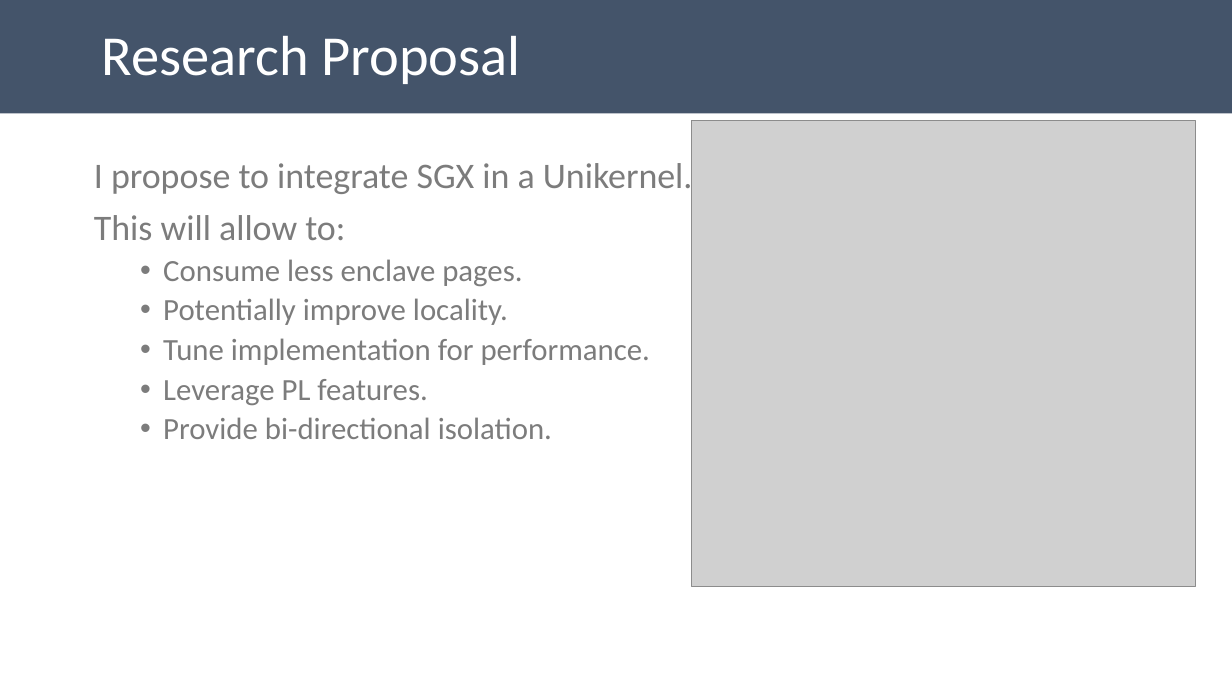
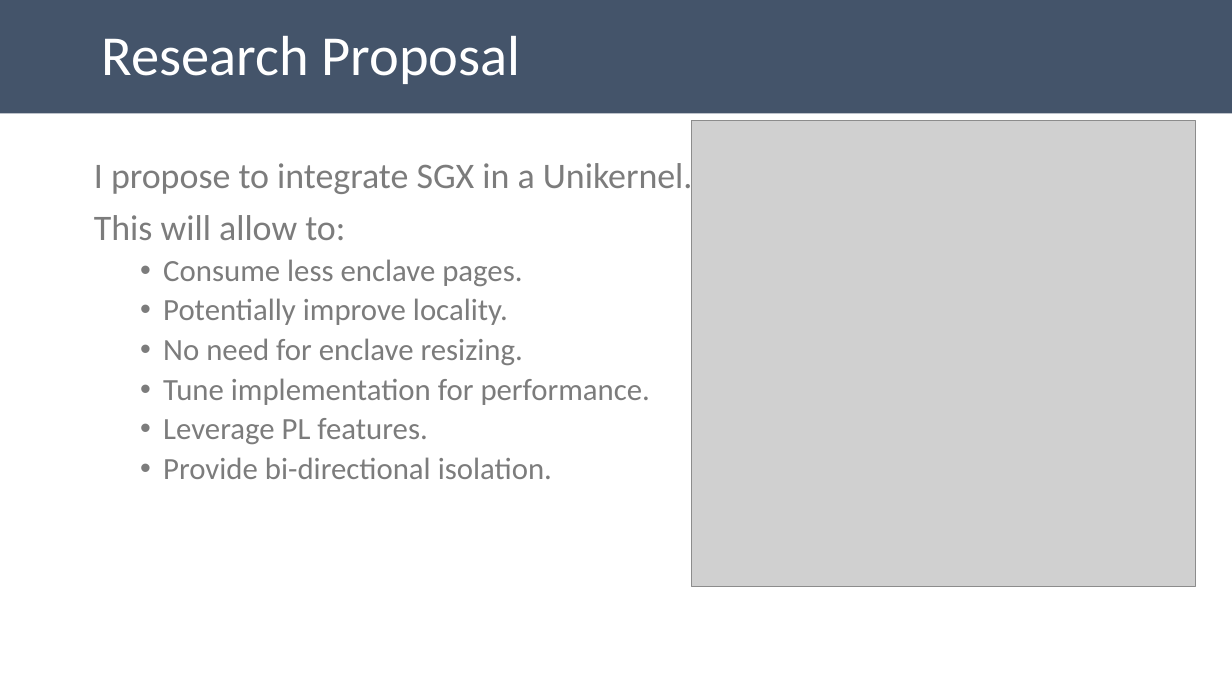
Before and after one commit to aghosn/CandidacyPresentation, a slide deck: slide 21 of CE_presentation.pptx. Drawn at 1232x693 pixels with LibreOffice and Linux fonts; fonts in the diff are those of the drawing; grey boxes stand for pictures. Boxes give left, top, right and bottom in pixels: in the first picture for what was removed or moved away, otherwise in the second. Text is boxed around its words. In the diff, an @@ line names an element or a change of style, - is before the commit and + after.

Commit message:
Finishing the slides

```diff
--- a/CE_presentation.pptx
+++ b/CE_presentation.pptx
@@ text at (163, 338, 523, 365): paragraph added @@
+  • No need for enclave resizing.
```
